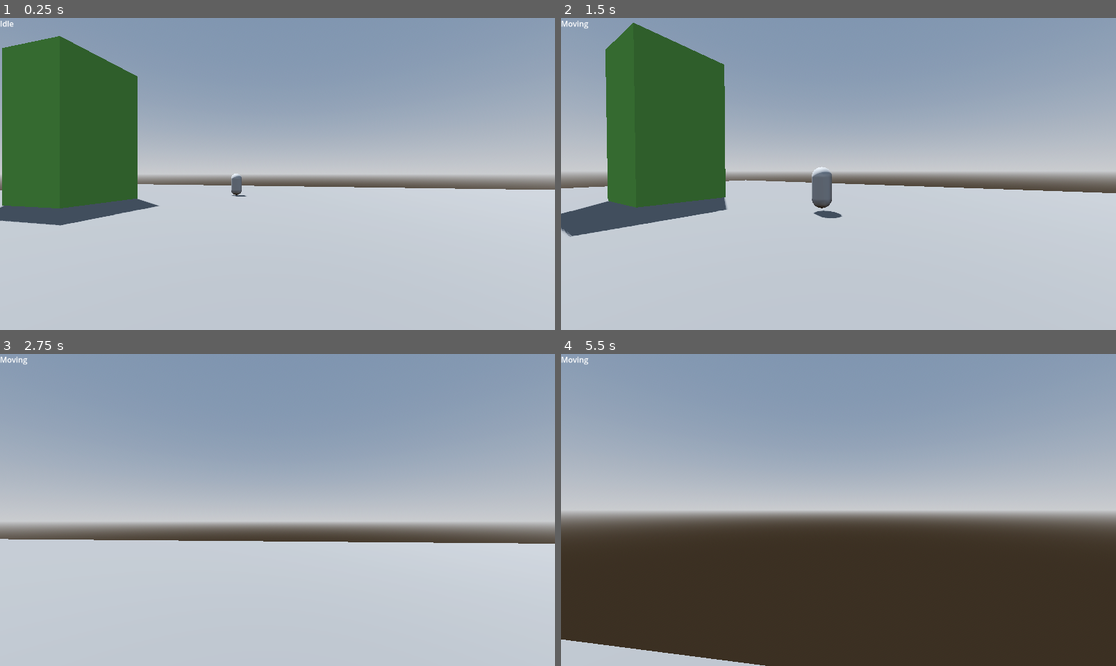
Above: before the commit, frames 1-4 (two rows, left to right).
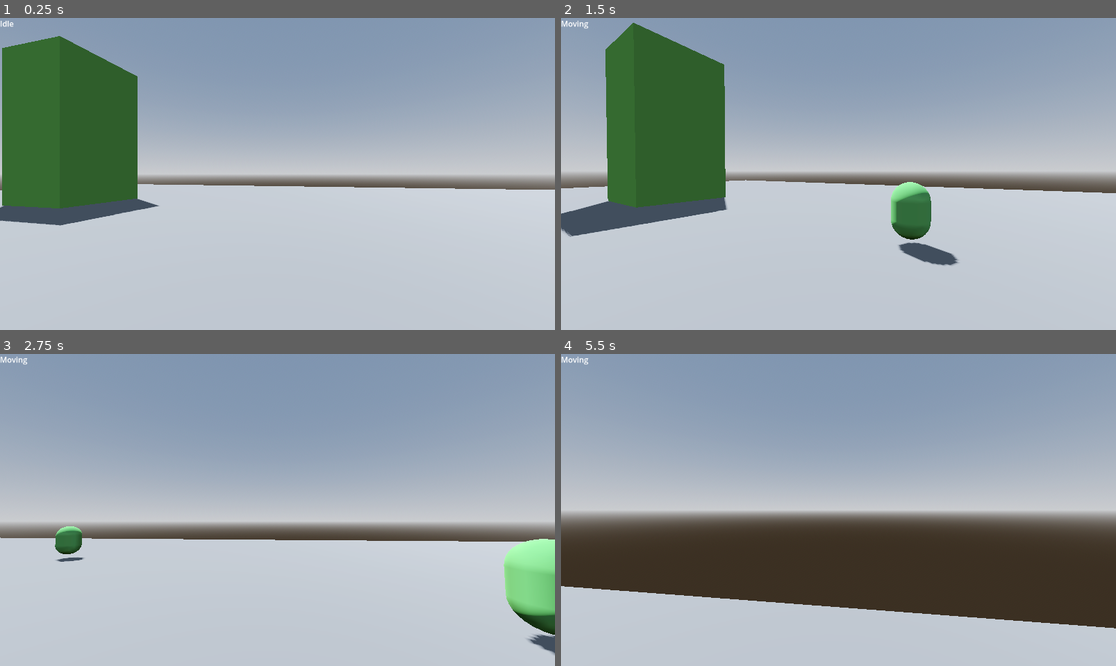
Above: after the commit, the same moments.

Repository: WyattBumbalough/ShootyGamePrototype
Game: Godot game, scene res://Entities/Levels/Test Map/test_map.tscn
Two runs of this game, one before a commit and one after it. Both use one fixed random seed, a clock stepped at 60 frames per second and the inputs below.
Inputs (mouse positions are in pixels of both pictures, inside the frame that each line leads up to):
- Up to frame 1 (0.25 s): no input
- Up to frame 2 (1.5 s): move the mouse to (866, 174) at 0.52 s; hold W (up) from 0.53 s (still down); tap Space (jump) at 0.77 s; move the mouse to (810, 174) at 1.27 s
- Up to frame 3 (2.75 s): keep holding W (up); tap Space (jump) at 1.52 s; move the mouse to (288, 503) at 2.02 s
- Up to frame 4 (5.5 s): keep holding W (up); move the mouse to (832, 516) at 2.77 s; tap Space (jump) at 3.02, 3.77, 4.52 s; move the mouse to (877, 513) at 3.52 s; move the mouse to (794, 506) at 4.27 s; move the mouse to (844, 510) at 5.02 s

The runs differ from the first frame. In frame 1, 0.1% of the frame differs, in the area x 41-45%, y 49-58%; in frame 2, 2.1%; in frame 3, 3.3%; in frame 4, 17%, in the area x 0-100%, y 74-100%.

Commit message:
BKU
+ Created a spawner node to handle instantiating an entity.
+ Made a Wave Handler that manages all the spawner nodes that are children of it. (WIP)
+ Made modular health and hitbox components.
+ Probably some other shit that I can't think of right now.

Diff:
--- a/Common/Globals/Refs.tscn
+++ b/Common/Autoloads/Refs/Refs.tscn
@@ -1,6 +1,6 @@
 [gd_scene load_steps=2 format=3 uid="uid://dudx33fw4p3ia"]
 
-[ext_resource type="Script" uid="uid://daf1hvam3yjp6" path="res://Common/Globals/Refs.gd" id="1_tl4f7"]
+[ext_resource type="Script" uid="uid://daf1hvam3yjp6" path="res://Common/Autoloads/Refs/Refs.gd" id="1_tl4f7"]
 
 [node name="Refs" type="Node"]
 script = ExtResource("1_tl4f7")
--- /dev/null
+++ b/Common/Components/health_component.gd
@@ -0,0 +1,18 @@
+extends Node
+class_name HealthComponent
+
+signal damage_taken(amount)
+signal health_reached_zero
+
+@export var max_health: float = 100.0
+var current_health: float
+
+func _ready() -> void:
+	current_health = max_health
+
+func take_damage(_amount: float):
+	current_health -= _amount
+	damage_taken.emit(_amount)
+
+	if current_health <= 0.0:
+		health_reached_zero.emit()
--- /dev/null
+++ b/Common/Components/hitbox_component.gd
@@ -0,0 +1,7 @@
+extends Area3D
+class_name HitboxComponent
+
+@export var health_component: HealthComponent
+
+func take_damage(amount: float):
+	health_component.take_damage(amount)
--- /dev/null
+++ b/Common/Spawning System/Spawner/spawner.gd
@@ -0,0 +1,27 @@
+@tool
+@icon("res://Assets/Icons/spawner.png")
+extends Node3D
+class_name Spawner
+
+@export var scene: PackedScene
+
+@onready var pop: AudioStreamPlayer3D = $Pop
+
+var active: bool = true
+
+func _ready() -> void:
+	$Mesh.hide()
+
+	#spawn_entity(scene)
+
+func _process(delta: float) -> void:
+	if Engine.is_editor_hint():
+		$Mesh.visible = true
+		$Mesh/arrow.rotation.y += 0.01
+
+func spawn_entity(_scene: PackedScene):
+	var instance = _scene.instantiate()
+	add_child(instance)
+
+	pop.pitch_scale = randf_range(0.85, 1.15)
+	pop.play()
--- /dev/null
+++ b/Common/Spawning System/Spawner/spawner.tscn
@@ -0,0 +1,58 @@
+[gd_scene load_steps=9 format=3 uid="uid://iwtqaue6ffcv"]
+
+[ext_resource type="Script" uid="uid://wtgm6cxit5au" path="res://Common/Spawning System/Spawner/spawner.gd" id="1_wm07m"]
+[ext_resource type="AudioStream" uid="uid://dhumdbu37tgc3" path="res://Assets/SFX/pop.mp3" id="2_mkfnp"]
+
+[sub_resource type="StandardMaterial3D" id="StandardMaterial3D_wm07m"]
+shading_mode = 0
+albedo_color = Color(1, 0, 0, 1)
+
+[sub_resource type="TorusMesh" id="TorusMesh_mkfnp"]
+material = SubResource("StandardMaterial3D_wm07m")
+outer_radius = 0.571
+rings = 12
+ring_segments = 24
+
+[sub_resource type="StandardMaterial3D" id="StandardMaterial3D_wwfno"]
+shading_mode = 0
+albedo_color = Color(1.4824272e-05, 0.87338835, 0.19331977, 1)
+
+[sub_resource type="CapsuleMesh" id="CapsuleMesh_qpmpb"]
+material = SubResource("StandardMaterial3D_wwfno")
+radius = 0.116
+radial_segments = 6
+
+[sub_resource type="StandardMaterial3D" id="StandardMaterial3D_llpiy"]
+shading_mode = 0
+albedo_color = Color(1.4824272e-05, 0.87338835, 0.19331977, 1)
+
+[sub_resource type="PrismMesh" id="PrismMesh_hsqq4"]
+material = SubResource("StandardMaterial3D_llpiy")
+size = Vector3(0.865, 0.5, 0.28)
+
+[node name="Spawner" type="Node3D"]
+script = ExtResource("1_wm07m")
+
+[node name="Mesh" type="Node3D" parent="."]
+
+[node name="MeshInstance3D" type="MeshInstance3D" parent="Mesh"]
+transform = Transform3D(2, 0, 0, 0, 2, 0, 0, 0, 2, 0, 0, 0)
+cast_shadow = 0
+mesh = SubResource("TorusMesh_mkfnp")
+skeleton = NodePath("../..")
+
+[node name="arrow" type="MeshInstance3D" parent="Mesh"]
+transform = Transform3D(-0.48008904, 0, 0.87721974, 0, 1, 0, -0.87721974, 0, -0.48008904, 0, 1.626854, 0)
+cast_shadow = 0
+mesh = SubResource("CapsuleMesh_qpmpb")
+skeleton = NodePath("../..")
+
+[node name="MeshInstance3D3" type="MeshInstance3D" parent="Mesh/arrow"]
+transform = Transform3D(1, 0, 0, 0, -1, 8.742278e-08, 0, -8.742278e-08, -1, 0, -1, 0)
+cast_shadow = 0
+mesh = SubResource("PrismMesh_hsqq4")
+skeleton = NodePath("../../..")
+
+[node name="Pop" type="AudioStreamPlayer3D" parent="."]
+transform = Transform3D(1, 0, 0, 0, 1, 0, 0, 0, 1, 0, 2.8623278, 0)
+stream = ExtResource("2_mkfnp")
--- /dev/null
+++ b/Common/Spawning System/wave_manager.gd
@@ -0,0 +1,13 @@
+extends Node
+class_name WaveManager
+
+@export var test_spawn: PackedScene
+
+func _ready() -> void:
+	initialize()
+
+func initialize():
+	for i in get_children():
+		if i is Spawner:
+			await get_tree().create_timer(randf_range(0.5, 1.5)).timeout
+			i.spawn_entity(test_spawn)
--- a/Entities/Enemies/enemy.gd
+++ b/Entities/Enemies/enemy.gd
@@ -1,11 +1,13 @@
 extends CharacterBody3D
 class_name Enemy
 
-@export var health: float
+#@export var health: float
 @export var move_speed: float = 4.5
 @export var type: Global.ENEMY_TYPES
 
 @export_category("Nodes")
+@export var health_component: HealthComponent
+@export var hitbox_component: HitboxComponent
 @export var animations: AnimationPlayer
 @export var nav_agent: NavigationAgent3D
 
@@ -14,18 +16,27 @@
 	# the navigation server time to sync. So this is how you do dat, BITCH.
 	setup.call_deferred()
 
+	# Delete when health reaches zero
+	health_component.health_reached_zero.connect(queue_free)
+
+
 func setup():
 	await get_tree().physics_frame
 	nav_agent.target_position = Global.CurrentPlayer.global_position
+
 
 func _physics_process(_delta: float) -> void:
 	if nav_agent.is_navigation_finished():
 		return
 
-	nav_agent.target_position = Global.CurrentPlayer.global_position
+	set_target_location(Global.CurrentPlayer.global_position)
 
 	var current_pos: Vector3 = global_position
 	var next_pos: Vector3 = nav_agent.get_next_path_position()
 
 	velocity = current_pos.direction_to(next_pos) * move_speed
 	move_and_slide()
+
+
+func set_target_location(new_position: Vector3):
+	nav_agent.target_position = new_position
--- a/Entities/Enemies/enemy.tscn
+++ /dev/null
@@ -1,25 +0,0 @@
-[gd_scene load_steps=4 format=3 uid="uid://b58n3ea82dc54"]
-
-[ext_resource type="Script" uid="uid://b5aers873e8rj" path="res://Entities/Enemies/enemy.gd" id="1_7o3vr"]
-
-[sub_resource type="CapsuleMesh" id="CapsuleMesh_wbf3x"]
-
-[sub_resource type="CapsuleShape3D" id="CapsuleShape3D_6rqwt"]
-
-[node name="Enemy" type="CharacterBody3D" node_paths=PackedStringArray("animations", "nav_agent")]
-script = ExtResource("1_7o3vr")
-health = 100.0
-animations = NodePath("AnimationPlayer")
-nav_agent = NodePath("NavigationAgent3D")
-
-[node name="MeshInstance3D" type="MeshInstance3D" parent="."]
-transform = Transform3D(1, 0, 0, 0, 1, 0, 0, 0, 1, 0, 1, 0)
-mesh = SubResource("CapsuleMesh_wbf3x")
-
-[node name="CollisionShape3D" type="CollisionShape3D" parent="."]
-transform = Transform3D(1, 0, 0, 0, 1, 0, 0, 0, 1, 0, 1, 0)
-shape = SubResource("CapsuleShape3D_6rqwt")
-
-[node name="NavigationAgent3D" type="NavigationAgent3D" parent="."]
-
-[node name="AnimationPlayer" type="AnimationPlayer" parent="."]
--- /dev/null
+++ b/Entities/Enemies/enemy_medium.tscn
@@ -0,0 +1,52 @@
+[gd_scene load_steps=8 format=3 uid="uid://d3slh1ctv0m0q"]
+
+[ext_resource type="Script" uid="uid://b5aers873e8rj" path="res://Entities/Enemies/enemy.gd" id="1_hjb3o"]
+[ext_resource type="Script" uid="uid://c0lh3xudunkd8" path="res://Common/Components/health_component.gd" id="2_7khqr"]
+[ext_resource type="Script" uid="uid://bnh6tgipmolts" path="res://Common/Components/hitbox_component.gd" id="3_4e1e7"]
+
+[sub_resource type="CapsuleMesh" id="CapsuleMesh_i1i5g"]
+
+[sub_resource type="StandardMaterial3D" id="StandardMaterial3D_hjb3o"]
+albedo_color = Color(1, 0.6784314, 0.15686275, 1)
+
+[sub_resource type="CapsuleShape3D" id="CapsuleShape3D_7khqr"]
+
+[sub_resource type="CapsuleShape3D" id="CapsuleShape3D_h3ult"]
+radius = 0.6
+
+[node name="EnemyMedium" type="CharacterBody3D" node_paths=PackedStringArray("health_component", "hitbox_component", "animations", "nav_agent")]
+script = ExtResource("1_hjb3o")
+move_speed = 3.5
+type = 1
+health_component = NodePath("HealthComponent")
+hitbox_component = NodePath("HitboxComponent")
+animations = NodePath("AnimationPlayer")
+nav_agent = NodePath("NavigationAgent3D")
+metadata/_custom_type_script = "uid://b5aers873e8rj"
+
+[node name="MeshInstance3D" type="MeshInstance3D" parent="."]
+transform = Transform3D(1, 0, 0, 0, 1, 0, 0, 0, 1, 0, 1, 0)
+mesh = SubResource("CapsuleMesh_i1i5g")
+surface_material_override/0 = SubResource("StandardMaterial3D_hjb3o")
+
+[node name="CollisionShape3D" type="CollisionShape3D" parent="."]
+transform = Transform3D(1, 0, 0, 0, 1, 0, 0, 0, 1, 0, 1, 0)
+shape = SubResource("CapsuleShape3D_7khqr")
+
+[node name="AnimationPlayer" type="AnimationPlayer" parent="."]
+
+[node name="NavigationAgent3D" type="NavigationAgent3D" parent="."]
+
+[node name="HealthComponent" type="Node" parent="."]
+script = ExtResource("2_7khqr")
+metadata/_custom_type_script = "uid://c0lh3xudunkd8"
+
+[node name="HitboxComponent" type="Area3D" parent="." node_paths=PackedStringArray("health_component")]
+script = ExtResource("3_4e1e7")
+health_component = NodePath("../HealthComponent")
+metadata/_custom_type_script = "uid://bnh6tgipmolts"
+
+[node name="CollisionShape3D" type="CollisionShape3D" parent="HitboxComponent"]
+transform = Transform3D(1, 0, 0, 0, 1, 0, 0, 0, 1, 0, 1, 0)
+shape = SubResource("CapsuleShape3D_h3ult")
+debug_color = Color(0.9647059, 0, 0.26666668, 1)
--- /dev/null
+++ b/Entities/Enemies/enemy_small.tscn
@@ -0,0 +1,52 @@
+[gd_scene load_steps=8 format=3 uid="uid://b58n3ea82dc54"]
+
+[ext_resource type="Script" uid="uid://b5aers873e8rj" path="res://Entities/Enemies/enemy.gd" id="1_7o3vr"]
+[ext_resource type="Script" uid="uid://c0lh3xudunkd8" path="res://Common/Components/health_component.gd" id="2_xjxf0"]
+[ext_resource type="Script" uid="uid://bnh6tgipmolts" path="res://Common/Components/hitbox_component.gd" id="3_08bp1"]
+
+[sub_resource type="CapsuleMesh" id="CapsuleMesh_wbf3x"]
+height = 1.5
+
+[sub_resource type="StandardMaterial3D" id="StandardMaterial3D_7o3vr"]
+albedo_color = Color(0.34588578, 0.6190517, 0.3315548, 1)
+
+[sub_resource type="CapsuleShape3D" id="CapsuleShape3D_6rqwt"]
+height = 1.5
+
+[sub_resource type="CapsuleShape3D" id="CapsuleShape3D_08bp1"]
+radius = 0.6
+height = 1.5
+
+[node name="EnemySmall" type="CharacterBody3D" node_paths=PackedStringArray("health_component", "hitbox_component", "animations", "nav_agent")]
+script = ExtResource("1_7o3vr")
+move_speed = 5.0
+health_component = NodePath("HealthComponent")
+hitbox_component = NodePath("HitboxComponent")
+animations = NodePath("AnimationPlayer")
+nav_agent = NodePath("NavigationAgent3D")
+
+[node name="MeshInstance3D" type="MeshInstance3D" parent="."]
+transform = Transform3D(1, 0, 0, 0, 1, 0, 0, 0, 1, 0, 0.75, 0)
+mesh = SubResource("CapsuleMesh_wbf3x")
+surface_material_override/0 = SubResource("StandardMaterial3D_7o3vr")
+
+[node name="CollisionShape3D" type="CollisionShape3D" parent="."]
+transform = Transform3D(1, 0, 0, 0, 1, 0, 0, 0, 1, 0, 0.75, 0)
+shape = SubResource("CapsuleShape3D_6rqwt")
+
+[node name="NavigationAgent3D" type="NavigationAgent3D" parent="."]
+
+[node name="AnimationPlayer" type="AnimationPlayer" parent="."]
+
+[node name="HealthComponent" type="Node" parent="."]
+script = ExtResource("2_xjxf0")
+max_health = 50.0
+
+[node name="HitboxComponent" type="Area3D" parent="." node_paths=PackedStringArray("health_component")]
+script = ExtResource("3_08bp1")
+health_component = NodePath("../HealthComponent")
+
+[node name="CollisionShape3D" type="CollisionShape3D" parent="HitboxComponent"]
+transform = Transform3D(1, 0, 0, 0, 1, 0, 0, 0, 1, 0, 0.75, 0)
+shape = SubResource("CapsuleShape3D_08bp1")
+debug_color = Color(0.9607843, 0, 0.26666668, 0.84705883)
--- a/Entities/Levels/Test Map/test_map.tscn
+++ b/Entities/Levels/Test Map/test_map.tscn
@@ -1,7 +1,9 @@
-[gd_scene load_steps=9 format=3 uid="uid://dr270p12kgbng"]
+[gd_scene load_steps=11 format=3 uid="uid://dr270p12kgbng"]
 
 [ext_resource type="PackedScene" uid="uid://dxpf6y10dmc1q" path="res://Entities/Player/Player.tscn" id="1_mc158"]
-[ext_resource type="PackedScene" uid="uid://b58n3ea82dc54" path="res://Entities/Enemies/enemy.tscn" id="2_07bv8"]
+[ext_resource type="PackedScene" uid="uid://b58n3ea82dc54" path="res://Entities/Enemies/enemy_small.tscn" id="2_07bv8"]
+[ext_resource type="Script" uid="uid://b2rpjycxux238" path="res://Common/Spawning System/wave_manager.gd" id="2_mrbiv"]
+[ext_resource type="PackedScene" uid="uid://iwtqaue6ffcv" path="res://Common/Spawning System/Spawner/spawner.tscn" id="3_aebi7"]
 
 [sub_resource type="ProceduralSkyMaterial" id="ProceduralSkyMaterial_qmye1"]
 sky_horizon_color = Color(0.66224277, 0.6717428, 0.6867428, 1)
@@ -58,28 +60,50 @@
 
 [node name="CSGBox3D" type="CSGBox3D" parent="NavigationRegion3D/Level"]
 transform = Transform3D(1, 0, 0, 0, 1, 0, 0, 0, 1, -16, 4.75, -16)
+use_collision = true
 size = Vector3(5, 10, 5)
 material = SubResource("StandardMaterial3D_mc158")
 
 [node name="CSGBox3D5" type="CSGBox3D" parent="NavigationRegion3D/Level"]
 transform = Transform3D(1, 0, 0, 0, 1, 0, 0, 0, 1, -0.20866013, 4.75, 0.74552155)
+use_collision = true
 size = Vector3(5, 10, 5)
 material = SubResource("StandardMaterial3D_mc158")
 
 [node name="CSGBox3D2" type="CSGBox3D" parent="NavigationRegion3D/Level"]
 transform = Transform3D(1, 0, 0, 0, 1, 0, 0, 0, 1, -16, 4.75, 16)
+use_collision = true
 size = Vector3(5, 10, 5)
 material = SubResource("StandardMaterial3D_mc158")
 
 [node name="CSGBox3D3" type="CSGBox3D" parent="NavigationRegion3D/Level"]
 transform = Transform3D(1, 0, 0, 0, 1, 0, 0, 0, 1, 16, 4.75, -16)
+use_collision = true
 size = Vector3(5, 10, 5)
 material = SubResource("StandardMaterial3D_mc158")
 
 [node name="CSGBox3D4" type="CSGBox3D" parent="NavigationRegion3D/Level"]
 transform = Transform3D(1, 0, 0, 0, 1, 0, 0, 0, 1, 16, 4.75, 16)
+use_collision = true
 size = Vector3(5, 10, 5)
 material = SubResource("StandardMaterial3D_mc158")
 
-[node name="Enemy" parent="." instance=ExtResource("2_07bv8")]
-transform = Transform3D(1, 0, 0, 0, 1, 0, 0, 0, 1, 23.492607, -0.25000012, -7.01503)
+[node name="WaveManager" type="Node" parent="."]
+script = ExtResource("2_mrbiv")
+test_spawn = ExtResource("2_07bv8")
+
+[node name="Spawner" parent="WaveManager" instance=ExtResource("3_aebi7")]
+transform = Transform3D(1, 0, 0, 0, 1, 0, 0, 0, 1, 19.25, 0, 0)
+scene = ExtResource("2_07bv8")
+
+[node name="Spawner2" parent="WaveManager" instance=ExtResource("3_aebi7")]
+transform = Transform3D(1, 0, 0, 0, 1, 0, 0, 0, 1, 23.897095, 0, 5.75)
+scene = ExtResource("2_07bv8")
+
+[node name="Spawner3" parent="WaveManager" instance=ExtResource("3_aebi7")]
+transform = Transform3D(1, 0, 0, 0, 1, 0, 0, 0, 1, 26.831108, 0, -14.456287)
+scene = ExtResource("2_07bv8")
+
+[node name="Spawner4" parent="WaveManager" instance=ExtResource("3_aebi7")]
+transform = Transform3D(1, 0, 0, 0, 1, 0, 0, 0, 1, 14.831108, 0, -6.7062874)
+scene = ExtResource("2_07bv8")
--- a/project.godot
+++ b/project.godot
@@ -13,12 +13,12 @@
 config/name="ShootyGame Prototype"
 run/main_scene="uid://dr270p12kgbng"
 config/features=PackedStringArray("4.5", "Forward Plus")
-config/icon="res://Assets/icon.svg"
+config/icon="res://Assets/Icons/icon.svg"
 
 [autoload]
 
-Global="*res://Common/Globals/Global.gd"
-Refs="*res://Common/Globals/Refs.tscn"
+Global="*res://Common/Autoloads/Global.gd"
+Refs="*res://Common/Autoloads/Refs/Refs.tscn"
 
 [file_customization]
 
Renamed: Assets/icon.svg -> Assets/Icons/icon.svg
Not shown, added: Assets/Icons/icon.svg.import
Binary file added: Assets/Icons/spawner.png
Not shown, changed: Assets/Icons/spawner.png.import
Not shown, added: Assets/SFX/pop.mp3.import
Renamed: Common/Globals/Global.gd -> Common/Autoloads/Global.gd
Renamed: Common/Globals/Global.gd.uid -> Common/Autoloads/Global.gd.uid
Renamed: Common/Globals/Refs.gd -> Common/Autoloads/Refs/Refs.gd
Renamed: Common/Globals/Refs.gd.uid -> Common/Autoloads/Refs/Refs.gd.uid
Not shown, added: Common/Components/health_component.gd.uid
Not shown, added: Common/Components/hitbox_component.gd.uid
Not shown, added: Common/Spawning System/Spawner/spawner.gd.uid
(and 2 more such lines)
